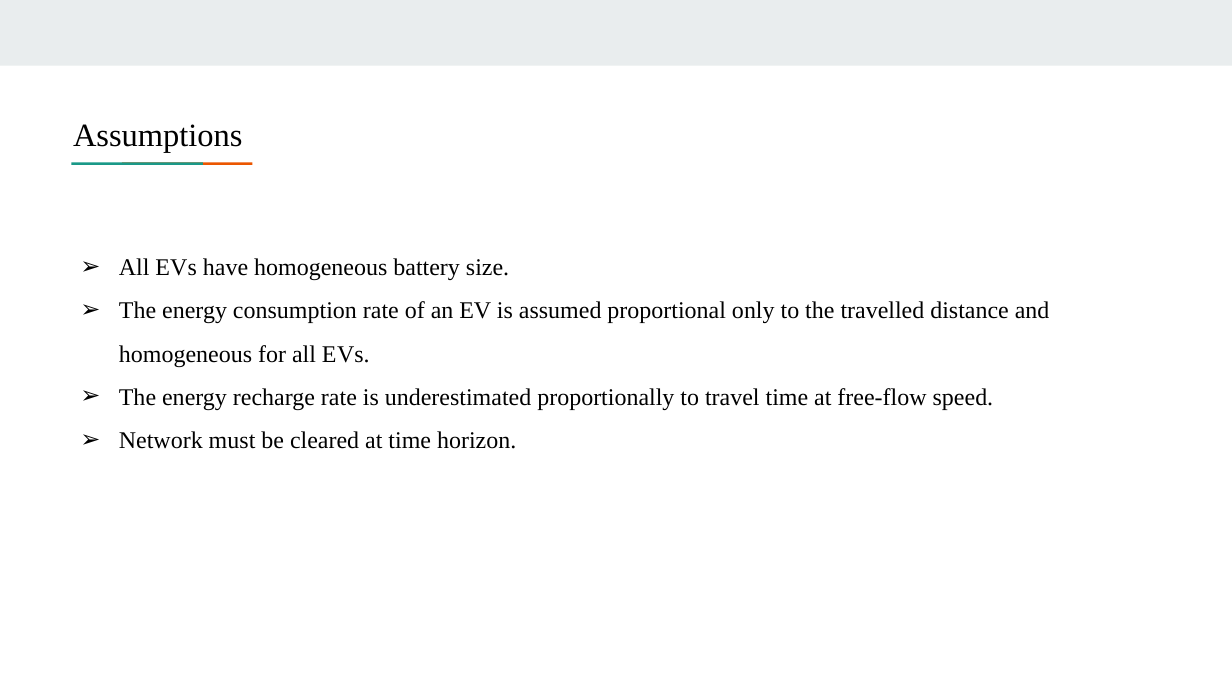
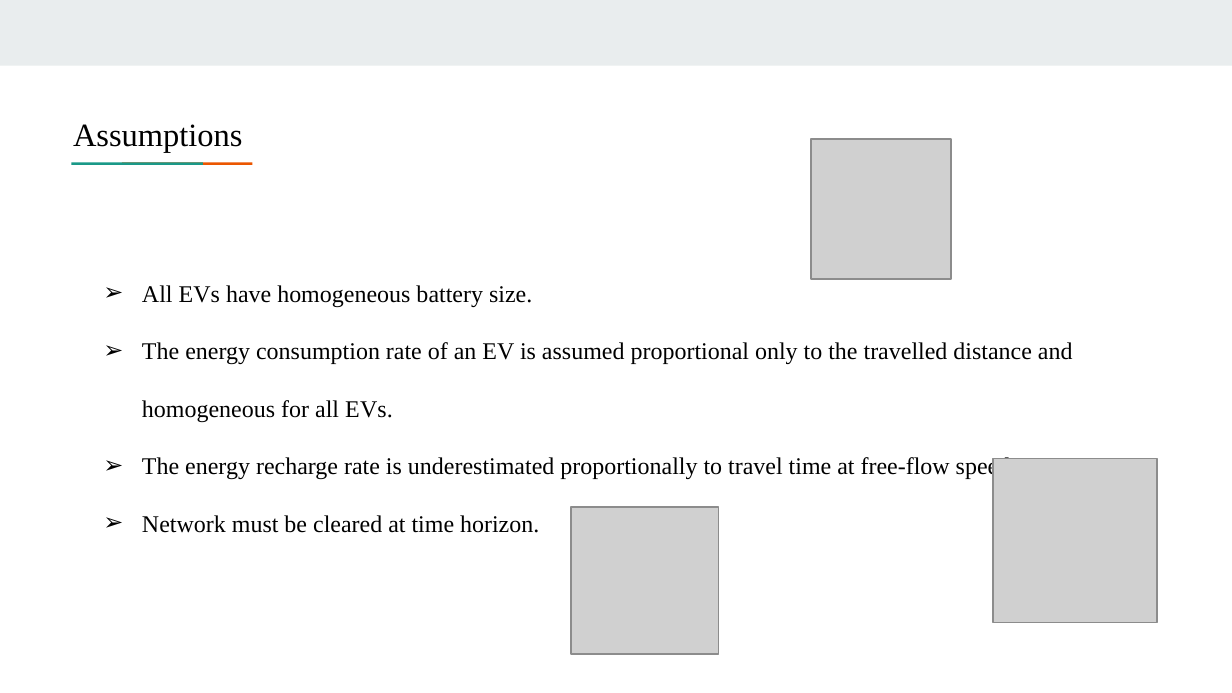
Before and after one commit to saraserafino/WirelessChargingLanes-Optimisation, a slide deck: slide 7 of presentation.pptx. Drawn at 1232x693 pixels with LibreOffice and Linux fonts; fonts in the diff are those of the drawing; grey boxes stand for pictures. Boxes give left, top, right and bottom in pixels: in the first picture for what was removed or moved away, otherwise in the second. Text is boxed around its words. In the diff, an @@ line names an element or a change of style, - is before the commit and + after.

```diff
--- a/presentation.pptx
+++ b/presentation.pptx
@@ picture added at box(811, 139, 951, 280) @@
@@ text "All EVs have homogeneous battery ...": place and size @@
-text "All EVs have homogeneous battery ..." at box(119, 258, 1050, 449)
+text "All EVs have homogeneous battery ..." at box(142, 285, 1073, 533)
@@ text "All EVs have homogeneous battery ..." at box(142, 285, 1073, 533): line spacing 1.5 to 2 @@
@@ picture added at box(993, 458, 1157, 622) @@
@@ picture added at box(572, 508, 718, 654) @@
```
Also in this commit, not shown: 3 other slides changed, 3 slides added, 4 slides removed.
